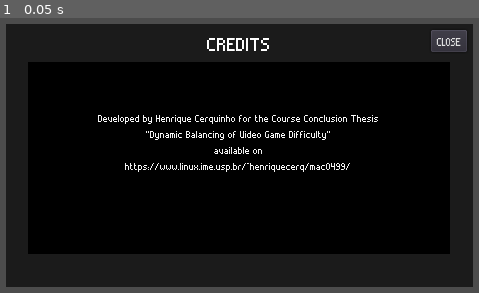
Above: before the commit, frame 1.
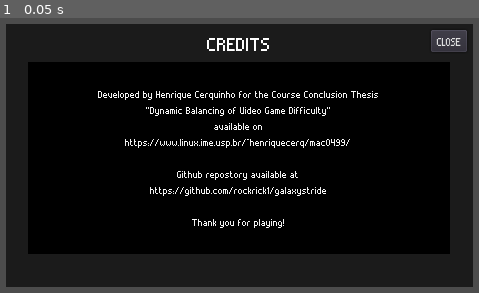
Above: after the commit, the same moment.

Repository: rockrick1/galaxy-stride
Game: Godot game, scene res://menus/credits.tscn
The game is run twice, just before and just after one commit, with the same random seed, the same clock (stepped at 60 frames per second) and the same inputs. This scene is started directly instead of the project's main scene.
Inputs:
- Up to frame 1 (0.05 s): no input

The runs differ from the first frame. In frame 1, 3.1% of the frame differs, in the area x 20-79%, y 26-77%.

Commit message:
add gitignore and credits

Diff:
--- a/menus/credits.tscn
+++ b/menus/credits.tscn
@@ -70,13 +70,16 @@
 margin_top = 46.0
 margin_right = 403.0
 margin_bottom = 221.0
-custom_fonts/font = SubResource( 3 )
+custom_fonts/font = SubResource( 2 )
 text = "Developed by Henrique Cerquinho for the Course Conclusion Thesis
 \"Dynamic Balancing of Video Game Difficulty\"
 available on
 https://www.linux.ime.usp.br/~henriquecerq/mac0499/
 
-"
+Github repostory available at
+https://github.com/rockrick1/galaxystride
+
+Thank you for playing!"
 align = 1
 valign = 1
 __meta__ = {
--- a/menus/main_menu.tscn
+++ b/menus/main_menu.tscn
@@ -416,7 +416,7 @@
 focus_neighbour_bottom = NodePath("../Settings")
 mouse_filter = 1
 custom_fonts/font = ExtResource( 4 )
-text = "Demo"
+text = "Credits"
 
 [node name="AnimationPlayer" type="AnimationPlayer" parent="MenuItems/Buttons/Credits"]
 anims/hover = SubResource( 13 )
Not shown, changed: export_presets.cfg
Not shown: 2 places in menus/credits.tscn that only renumber resources
Not shown, added: .gitignore
Not shown, changed: shooter 2.pck
